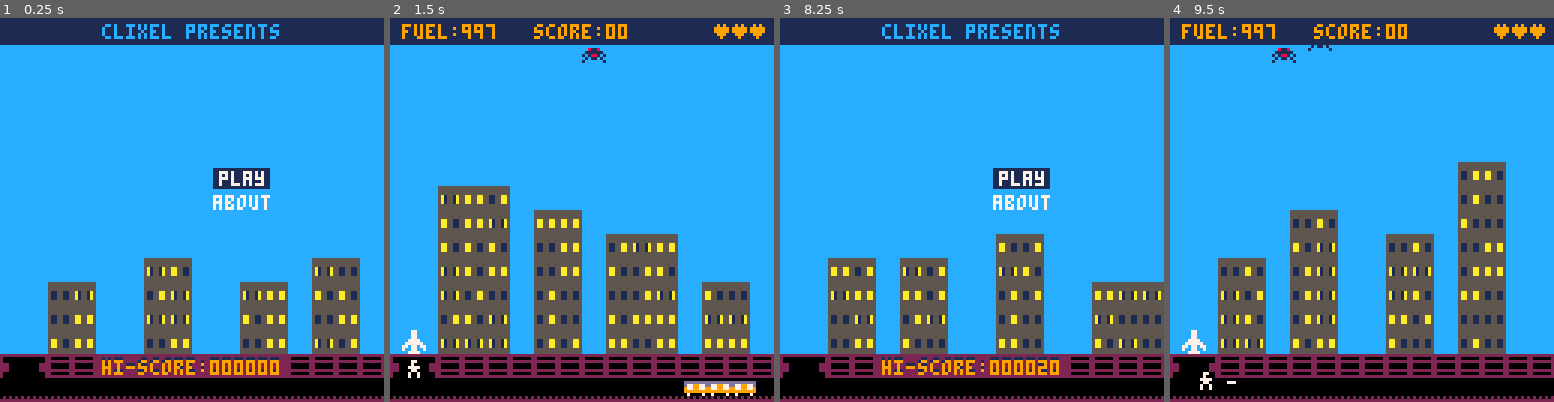
Above: before the commit, frames 1-4 (left to right).
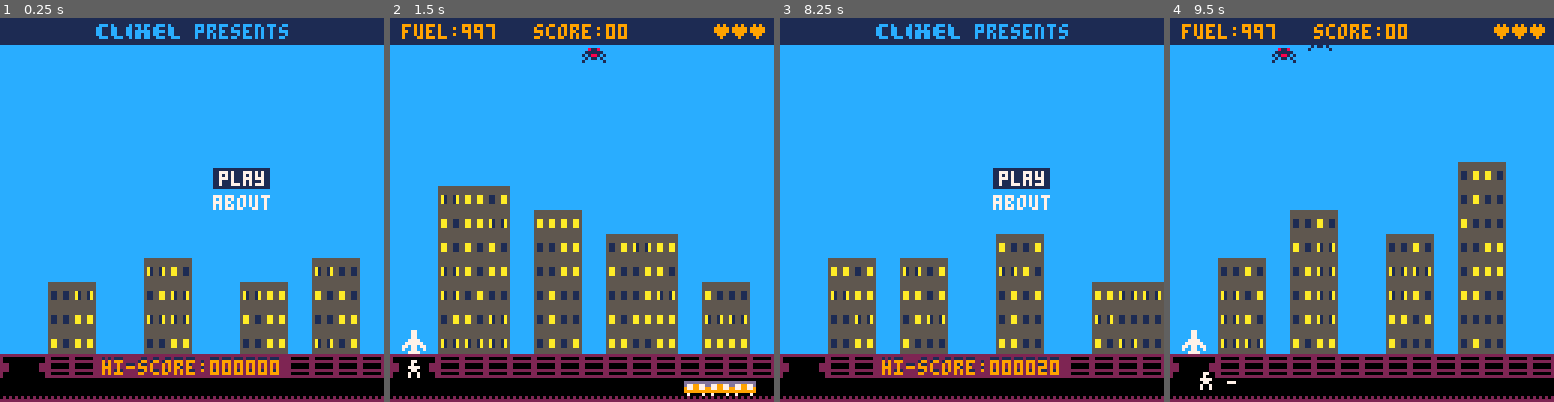
Above: after the commit, the same moments.

Repository: natebeaty/savepicoville
Game: PICO-8 cartridge savepicoville.p8
The game is run twice, just before and just after one commit, with the same random seed, the same clock (stepped at 60 frames per second) and the same inputs.
Inputs:
- Up to frame 1 (0.25 s): no input
- Up to frame 2 (1.5 s): tap X (X key) at 0.33, 1.07 s; tap O (Z key) at 0.7 s
- Up to frame 3 (8.25 s): hold Right 1.6-2.1 s; tap O (Z key) every 0.4 s from 1.7 to 8.1 s; tap X (X key) every 1.12 s from 1.85 to 7.43 s; hold Up 2.15-2.42 s; hold Right 2.47-3.03 s; hold Left 3.08-3.58 s; hold Down 3.63-3.97 s; hold Right 4.02-4.68 s; hold Up 4.73-5.03 s; hold Left 5.08-5.68 s; hold Down 5.73-6.03 s; hold Right 6.08-6.58 s; hold Right 6.63-7.13 s; hold Up 7.18-7.45 s; hold Right 7.5-8.07 s; hold Left from 8.12 s (still down)
- Up to frame 4 (9.5 s): tap O (Z key) at 8.5, 8.9, 9.3 s; tap X (X key) at 8.55 s; release Left at 8.62 s; hold Down 8.67-9 s; hold Right from 9.05 s (still down)

The runs differ from the first frame. In frame 1, 1.0% of the frame differs, in the area x 25-75%, y 1-6%; in frame 2, nothing differs; in frame 3, 1.0%; in frame 4, nothing differs.

Commit message:
use clixel logo, tweak about page positions + add bg

Diff:
--- a/main.lua
+++ b/main.lua
@@ -337,7 +337,26 @@
     --print title gfx
     ?introgfx,0,0
     ?titlegfx,5,1
+    pal(7,1)
+    spr(73,50,120,4,1)
+    fillp(▤)
+    circfill(44,122,2,1)
+    circfill(82,122,2,1)
+    fillp()
+    pal()
+
+    --bottom bg
     rectfill(0,128,128,256,13)
+    --borders
+    rectfill(0,128,128,156,1)
+    rectfill(0,128,10,256,1)
+    rectfill(118,128,128,256,1)
+    rectfill(0,242,128,256,1)
+    --rounded corners
+    pset(11,157,1)
+    pset(117,157,1)
+    pset(11,241,1)
+    pset(117,241,1)
 
     --glow eyes
     if t%5>2 and t%8<3 then
@@ -349,35 +368,35 @@
       spr(103,64,48,2,2)
     end
 
-    centertxt("oh no! picoville is under",132,1)
-    centertxt("attack! fight back the mutants",139,1)
-    centertxt("and save the townspeople",146,1)
-
-    spr(t%10<5 and 16 or 17,37,158)
-    print("20 points",52,160,7)
-
-    spr(34,37,168,1,1,t%10<5 and true or false)
-    print("50 points",52,170,7)
+    centertxt("oh no! picoville is under",133,9)
+    centertxt("attack! fight back the mutants",140,9)
+    centertxt("and save the townspeople",147,9)
+
+    spr(t%10<5 and 16 or 17,37,160)
+    print("20 points",52,162,7)
+
+    spr(34,37,170,1,1,t%10<5 and true or false)
+    print("50 points",52,172,7)
 
     pal(13,5)
-    spr(t%10<5 and 53 or 54,37,178)
-    print("90 points",52,180,7)
+    spr(t%10<5 and 53 or 54,37,180)
+    print("90 points",52,182,7)
     pal(13,13)
 
-    spr(t%10<5 and 39 or 40,37,188)
-    print("400 fuel",52,190,7)
-
-    spr(56,37,198)
-    print("every 1000",52,200,7)
-
-    spr(01,37,209)
-    print("10 points",52,210,7)
-    print("each round",52,217,7)
+    spr(t%10<5 and 39 or 40,37,190)
+    print("400 fuel",52,192,7)
+
+    spr(56,37,200)
+    print("every 1000",52,202,7)
+
+    spr(01,37,211)
+    print("10 points",52,212,7)
+    print("each round",52,219,7)
 
     --pan down
     camera(0,camy)
-    centertxt("back to title",232,7,1)
-    centertxt("nate beaty • clixel 2023",246,9)
+    centertxt("back to title",231,7,1)
+    centertxt("nate beaty 2023",247,9)
   end
 
   if mode=="title" then
@@ -388,7 +407,10 @@
       end
     end
     rectfill(0,0,128,8,1)
-    centertxt("clixel presents",2,12)
+    pal(7,12)
+    spr(73,32,2,4,1)
+    pal()
+    print("presents",65,2,12)
     ?titlegfx,7,12
     bgtxt("play",73,51,7,(titlesel==1 and 1 or 12))
     bgtxt("about",71,59,7,(titlesel==2 and 1 or 12))
--- a/savepicoville.p8
+++ b/savepicoville.p8
@@ -45,11 +45,11 @@
 577557755715517551155775577551155775577500d99d0000dddd00999999990009990000000000000000000000000000000000000000000000000000000000
 555555555555555555555555555555555555555500000d0000d00000070000700000900000000000000000000000000000000000000000000000000000000000
 55555555555555555555555555555555555555550000000000000000000000000000000000000000000000000000000000000000000000000000000000000000
-00000000000000000000000000000007777700000000000000000000000000000000000000000000000000000000000000000000000000000000000000000000
-00000000000000000000000000000077777700000000000000000000000000000000000000000000000000000000000000000000000000000000000000000000
-00000000000000000000000077000777000000000000000000000000000000000000000000000000000000000000000000000000000000000000000000000000
-00777700000000770000000777700777777000000000000000000000000000000000000000000000000000000000000000000000000000000000000000000000
-07777770000077770077700777700777777000000000000000000000000000000000000000000000000000000000000000000000000000000000000000000000
+00000000000000000000000000000007777700000000000000000000000000000000000007770700000707707700777070000000000000000000000000000000
+00000000000000000000000000000077777700000000000000000000000000000000000077000770007700707007700077000000000000000000000000000000
+00000000000000000000000077000777000000000000000000000000000000000000000077000770007707777707777077000000000000000000000000000000
+00777700000000770000000777700777777000000000000000000000000000000000000077000770007707707707700077000000000000000000000000000000
+07777770000077770077700777700777777000000000000000000000000000000000000007770077700707707700777007770000000000000000000000000000
 07777770000777770777777777707770000000000000000000000000000000000880000000000000000000000000000000000000000000000000000000000000
 77770000007777770770777777707700777000000000008888000000000000088888800000000000000000000000000000000000000000000000000000000000
 77700000007770770770777707707777777000000000088888880000000000888888800000000000000000000000000000000000000000000000000000000000
Not shown, changed: the thumbnail (__label__) section of savepicoville.p8
Not shown, changed: the sound effects (__sfx__) section of savepicoville.p8
